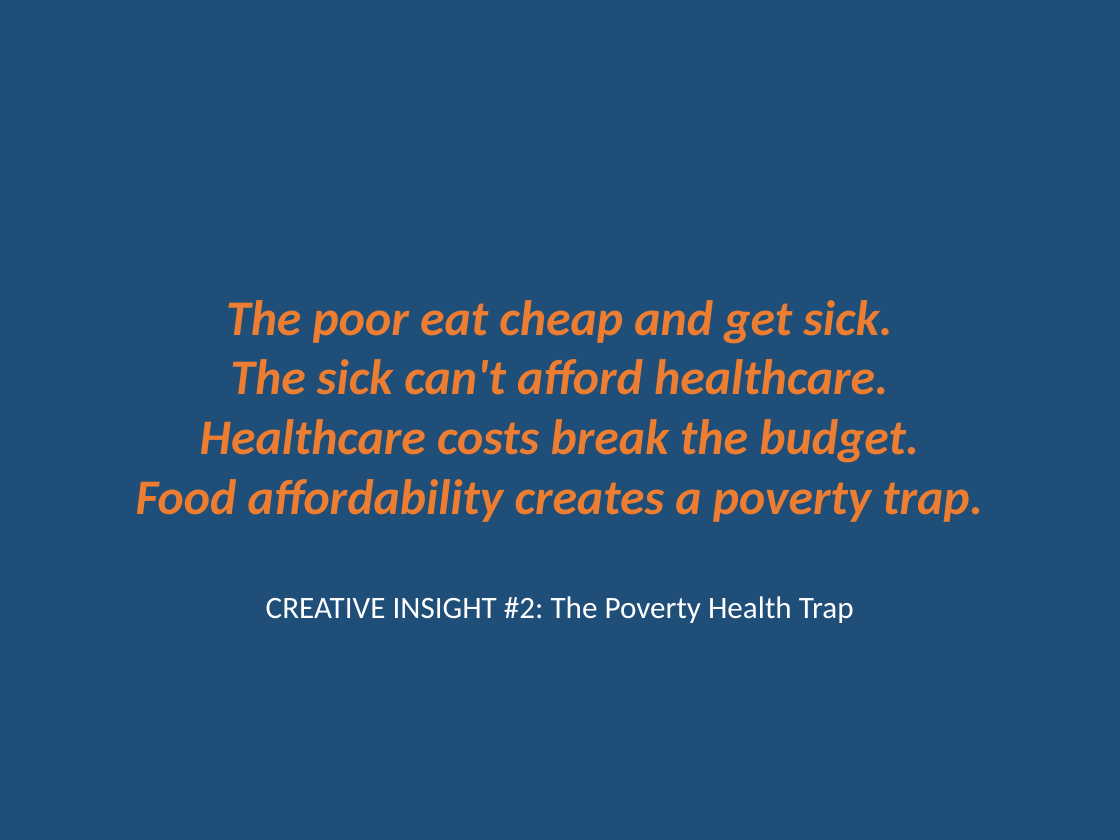
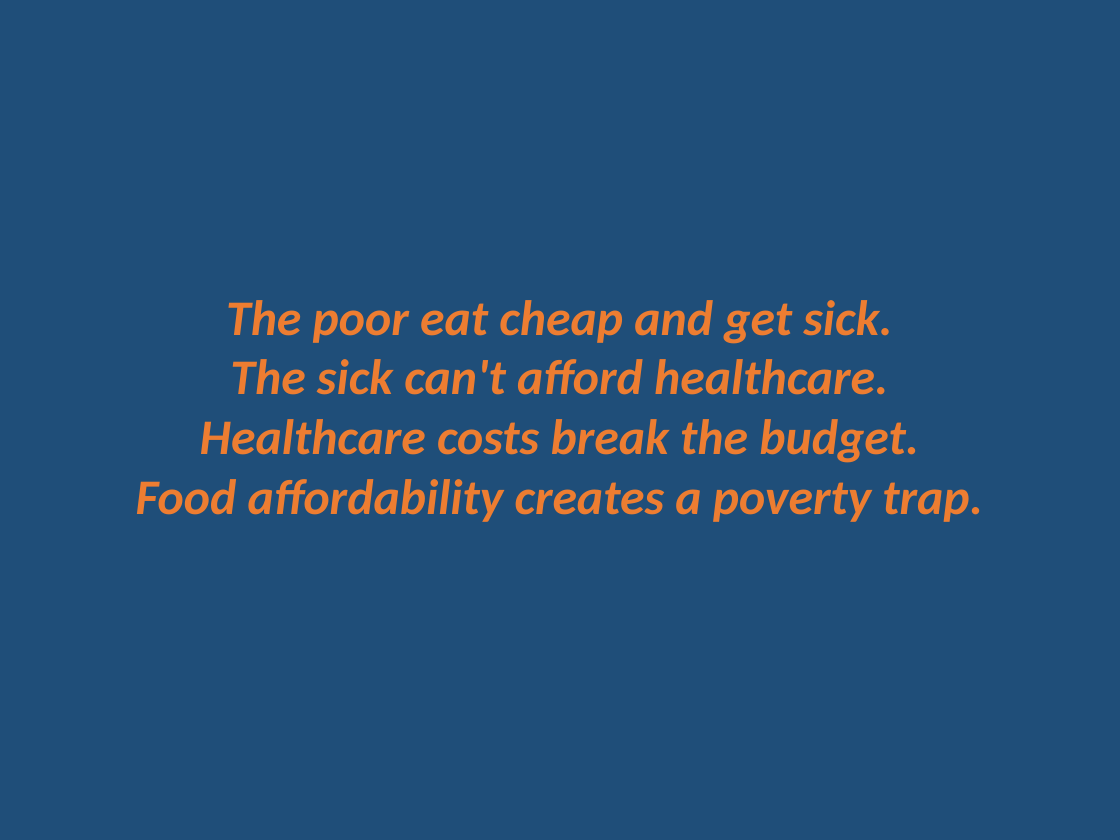
Before and after one commit to horaciofonseca-dev/snipping-prices-tool, a slide deck: slide 13 of CAPSTONE_DELIVERABLES/Snipper_Tool_Reality_vs_Official_Paris_UPDATED.pptx. Drawn at 1120x840 pixels with LibreOffice and Linux fonts; fonts in the diff are those of the drawing. Boxes give left, top, right and bottom in pixels: in the first picture for what was removed or moved away, otherwise in the second. Text is boxed around its words. In the diff, an @@ line names an element or a change of style, - is before the commit and + after.

```diff
--- a/CAPSTONE_DELIVERABLES/Snipper_Tool_Reality_vs_Official_Paris_UPDATED.pptx
+++ b/CAPSTONE_DELIVERABLES/Snipper_Tool_Reality_vs_Official_Paris_UPDATED.pptx
@@ text removed at [266, 596, 854, 623] @@
-CREATIVE INSIGHT #2: The Poverty Health Trap
```
Also in this commit, not shown: 16 other slides changed, 1 slide removed, 8 other files.
